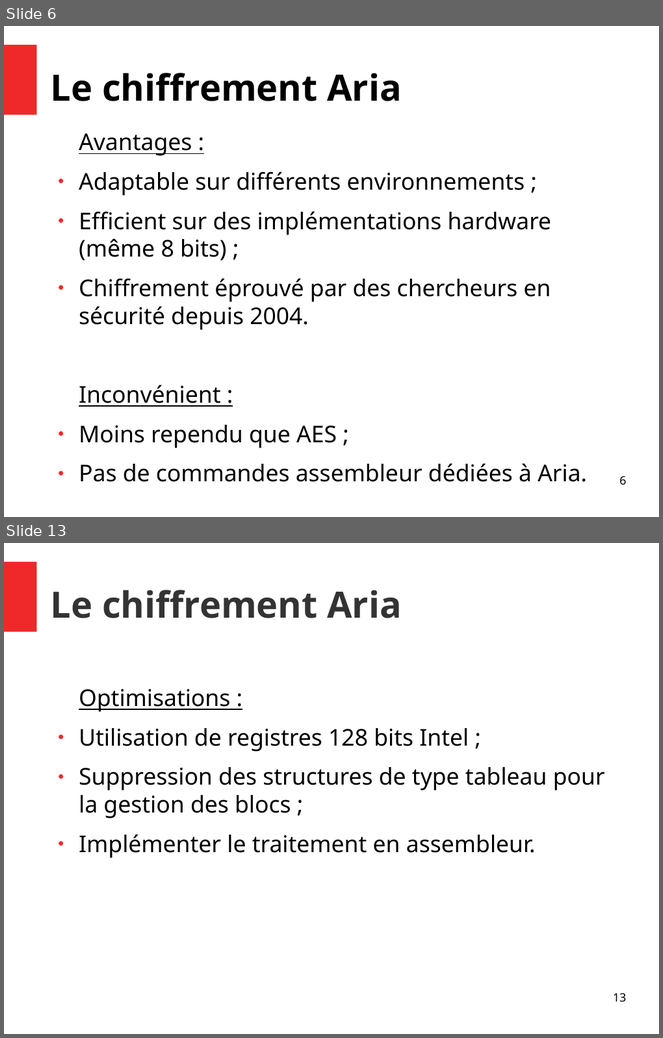
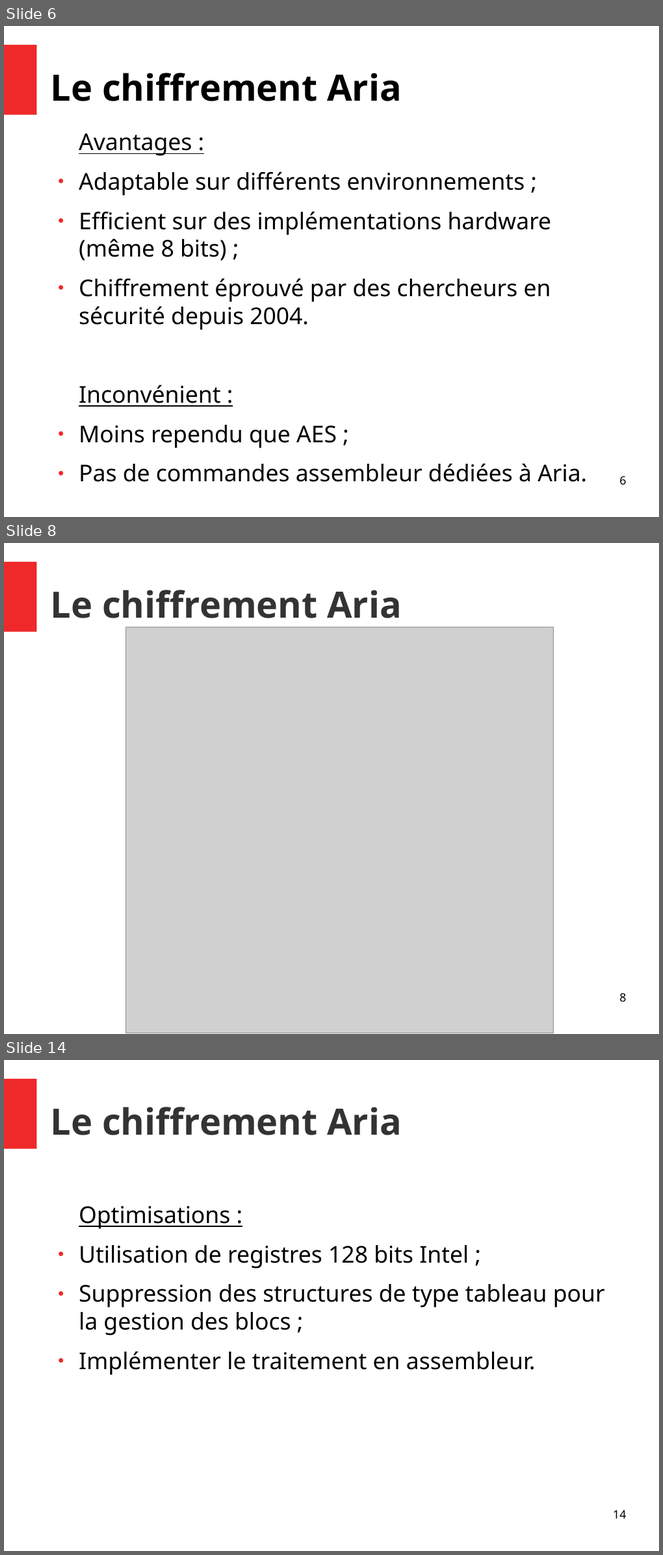
Before and after one commit to Allard-Chris/Aria, a slide deck: docs/[M2CSI]_ICP_Aria_Allard_Aulagnier.odp. Shown one above the other, each under a label of ours: slides 6 and 13 before the commit, slides 6, 8 and 14 after it; the slides between them are not shown. The pictures are 663x1038 and 663x1555 pixels, drawn with LibreOffice and Linux fonts; fonts in the diff are those of the drawing; grey boxes stand for pictures. Boxes give left, top, right and bottom in pixels: in the first picture for what was removed or moved away, otherwise in the second. Text is boxed around its words. In the diff, an @@ line names an element or a change of style, - is before the commit and + after.

```diff
--- a/docs/[M2CSI]_ICP_Aria_Allard_Aulagnier.odp
+++ b/docs/[M2CSI]_ICP_Aria_Allard_Aulagnier.odp
@@ slide 8 added at box(4, 543, 659, 1034), background #FFFFFF; not listed: 1 template element that a slide beside it also shows @@
@@ title added at box(51, 590, 402, 627), 44 pt, text #333333, bold @@
+Le chiffrement Aria
@@ picture added at box(126, 627, 554, 1034) @@
@@ page number added at box(620, 993, 626, 1002), 14 pt, text #000000 @@
+8
@@ what was slide 13 is now slide 14 @@
@@ page number at box(613, 1510, 626, 1519): text changed @@
-13
+14
```
Also in this commit, not shown: 20 slides changed.
